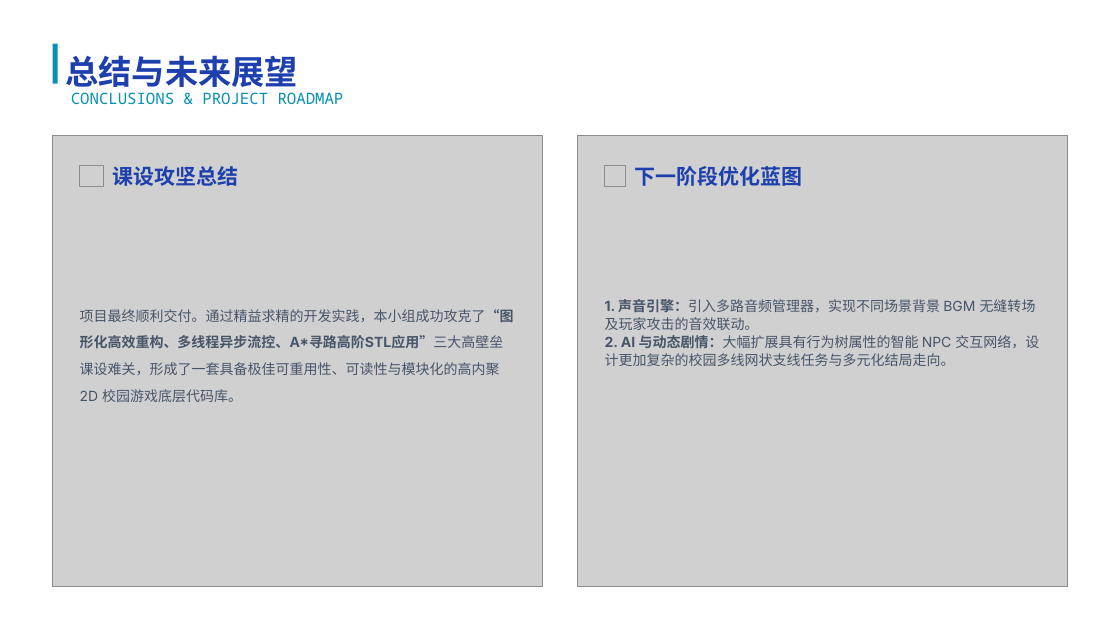
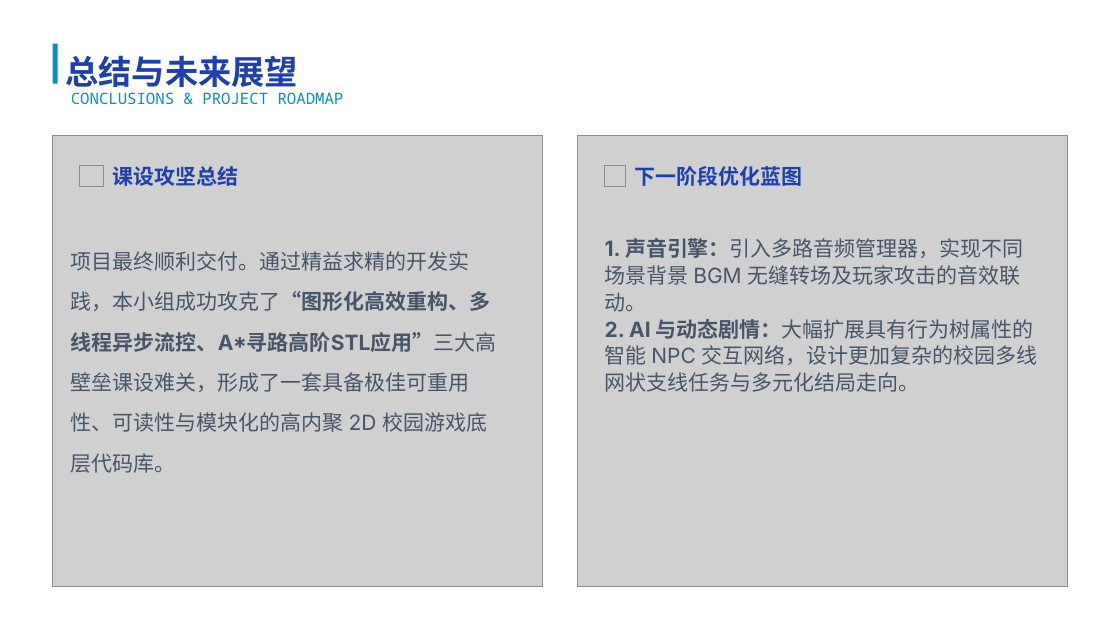
Before and after one commit to luqie0106/CampusRPG_Simultaneously, a slide deck: slide 13 of 校园RPG：大学生存物语项目答辩.pptx. Drawn at 1120x630 pixels with LibreOffice and Linux fonts; fonts in the diff are those of the drawing; grey boxes stand for pictures; background and template pictures are left out. Boxes give left, top, right and bottom in pixels: in the first picture for what was removed or moved away, otherwise in the second. Text is boxed around its words. In the diff, an @@ line names an element or a change of style, - is before the commit and + after.

```diff
--- a/校园RPG：大学生存物语项目答辩.pptx
+++ b/校园RPG：大学生存物语项目答辩.pptx
@@ text "项目最终顺利交付。通过精益求精的开发实践，本小组成功攻克了“图形化高效重构、多线程异步流控、A*寻路高阶STL应用”三大 ...": place and size @@
-text "项目最终顺利交付。通过精益求精的开发实践，本小组成功攻克了“图形化高效重构、多线程异步流控、A*寻路高阶STL应用”三大 ..." at (80,309,514,402)
+text "项目最终顺利交付。通过精益求精的开发实践，本小组成功攻克了“图形化高效重构、多线程异步流控、A*寻路高阶STL应用”三大 ..." at (71,251,497,432)
@@ text "项目最终顺利交付。通过精益求精的开发实践，本小组成功攻克了“图形化高效重构、多线程异步流控、A*寻路高阶STL应用”三大 ..." at (71,251,497,432): size 12 to 18 pt @@
@@ text "1. 声音引擎：引入多路音频管理器，实现不同场景背景 BGM 无缝转场及玩家攻击的音效联动。 2. ..." at (605,238,1038,392): size 12 to 18 pt @@
@@ text "1. 声音引擎：引入多路音频管理器，实现不同场景背景 BGM 无缝转场及玩家攻击的音效联动。 2. ...": place and size @@
-text "1. 声音引擎：引入多路音频管理器，实现不同场景背景 BGM 无缝转场及玩家攻击的音效联动。 2. ..." at (605,299,1039,366)
+text "1. 声音引擎：引入多路音频管理器，实现不同场景背景 BGM 无缝转场及玩家攻击的音效联动。 2. ..." at (605,238,1038,392)
```
Also in this commit, not shown: 12 other slides changed.
